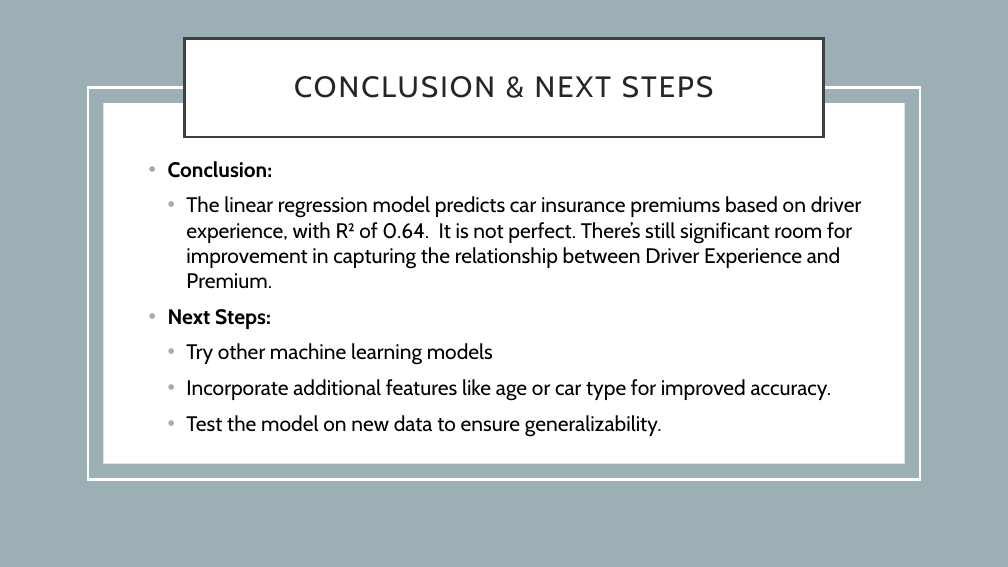
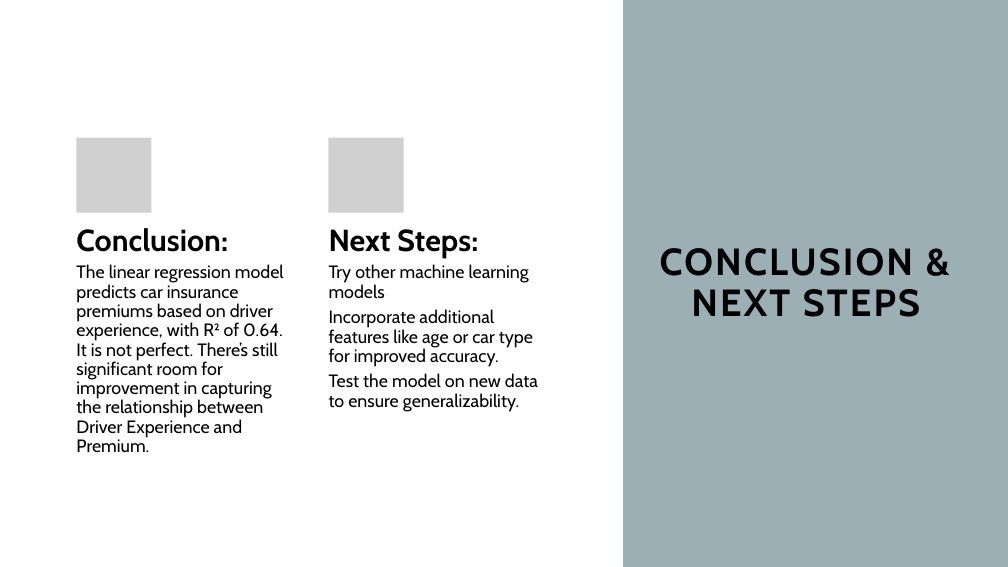
Before and after one commit to Yan1702/IOD17Feb, a slide deck: slide 12 of MiniProject1/MiniProject1_Presentation.pptx. Drawn at 1008x567 pixels with LibreOffice and Linux fonts; fonts in the diff are those of the drawing; grey boxes stand for pictures. Boxes give left, top, right and bottom in pixels: in the first picture for what was removed or moved away, otherwise in the second. Text is boxed around its words. In the diff, an @@ line names an element or a change of style, - is before the commit and + after.

```diff
--- a/MiniProject1/MiniProject1_Presentation.pptx
+++ b/MiniProject1/MiniProject1_Presentation.pptx
@@ rectangle: place and size @@
-rectangle at (0,0,1008,567)
+rectangle at (623,0,1008,567)
@@ rectangle removed at (88,88,920,479) @@
@@ rectangle removed at (104,103,905,464) @@
@@ text removed at (168,161,862,437) @@
-• Conclusion:
-  • The linear regression model predicts car insurance premiums based on driver experience, with R² of 0.64. It is not perfect. There’s still significant room for improvement in capturing the relationship between Driver Experience and Premium.
-• Next Steps:
-  • Try other machine learning models
-  • Incorporate additional features like age or car type for improved accuracy.
-  • Test the model on new data to ensure generalizability.
@@ title "CONCLUSION & NEXT STEPS": place and size @@
-title "CONCLUSION & NEXT STEPS" at (185,39,823,137)
+title "CONCLUSION & NEXT STEPS" at (660,248,920,317)
@@ title "CONCLUSION & NEXT STEPS" at (660,248,920,317): size 28 to 36 pt, text colour #262626 to #000000, bold on; fill #FFFFFF to none; outline #404040 2.5 pt to none @@
@@ group added at (76,138,538,438): 4 texts, 2 pictures @@
+Conclusion:
+The linear regression model predicts car insurance premiums based on driver experience, with R² of 0.64. It is not perfect. There’s still significant room for improvement in capturing the relationship between Driver Experience and Premium.
+Next Steps:
+Try other machine learning models
+Incorporate additional features like age or car type for improved accuracy.
+Test the model on new data to ensure generalizability.
```
Also in this commit, not shown: 11 other slides changed.
